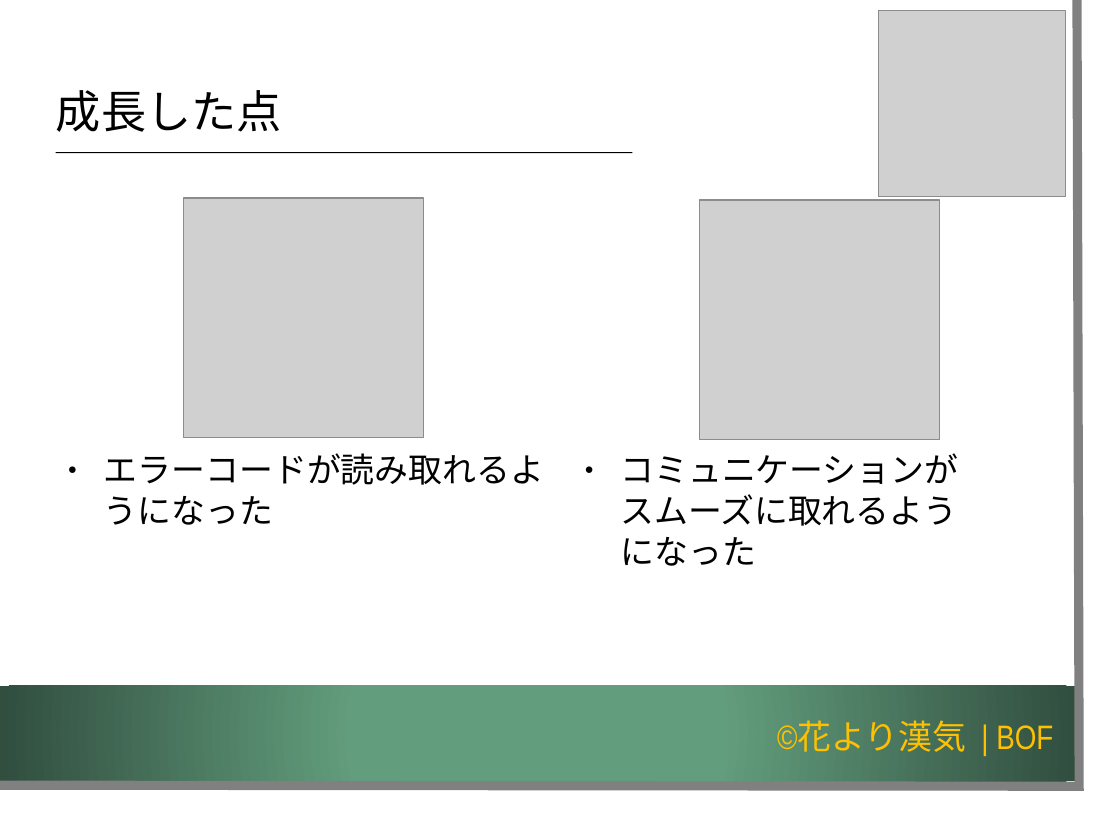
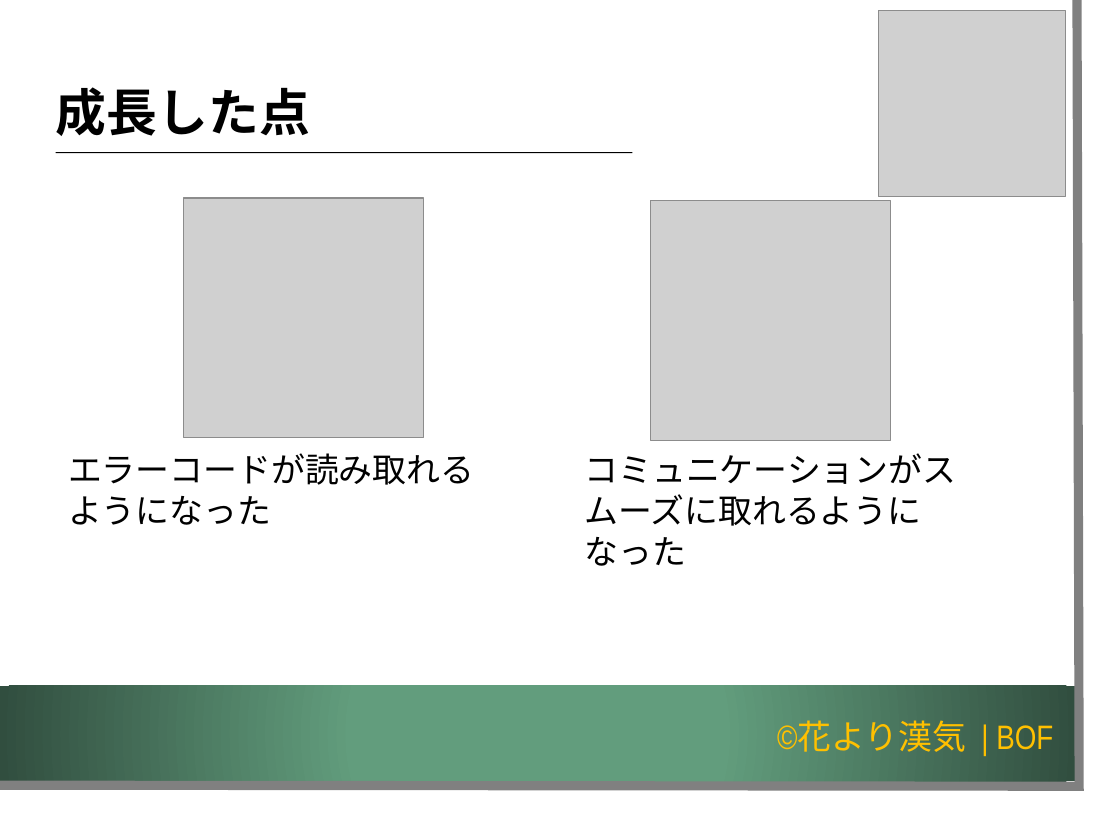
Before and after one commit to K-MIGTA/hanayoriRepo, a slide deck: slide 25 of 成果報告会_発表用スライド_チーム開発演習編集版_1.2.pptx. Drawn at 1120x840 pixels with LibreOffice and Linux fonts; fonts in the diff are those of the drawing; grey boxes stand for pictures; background and template pictures are left out. Boxes give left, top, right and bottom in pixels: in the first picture for what was removed or moved away, otherwise in the second. Text is boxed around its words. In the diff, an @@ line names an element or a change of style, - is before the commit and + after.

```diff
--- a/成果報告会_発表用スライド_チーム開発演習編集版_1.2.pptx
+++ b/成果報告会_発表用スライド_チーム開発演習編集版_1.2.pptx
@@ text "成長した点" at (x1=56, y1=87, x2=310, y2=136): size 32 to 36 pt, bold on @@
@@ text "エラーコードが読み取れるようになった" at (x1=68, y1=453, x2=474, y2=525): bullet ● to none @@
@@ text "コミュニケーションがスムーズに取れるようになった" at (x1=585, y1=453, x2=957, y2=566): bullet ● to none @@
@@ picture moved from (x1=700, y1=200, x2=940, y2=440) to (x1=650, y1=200, x2=890, y2=440) @@
```
Also in this commit, not shown: 29 other slides changed, 2 slides removed.
